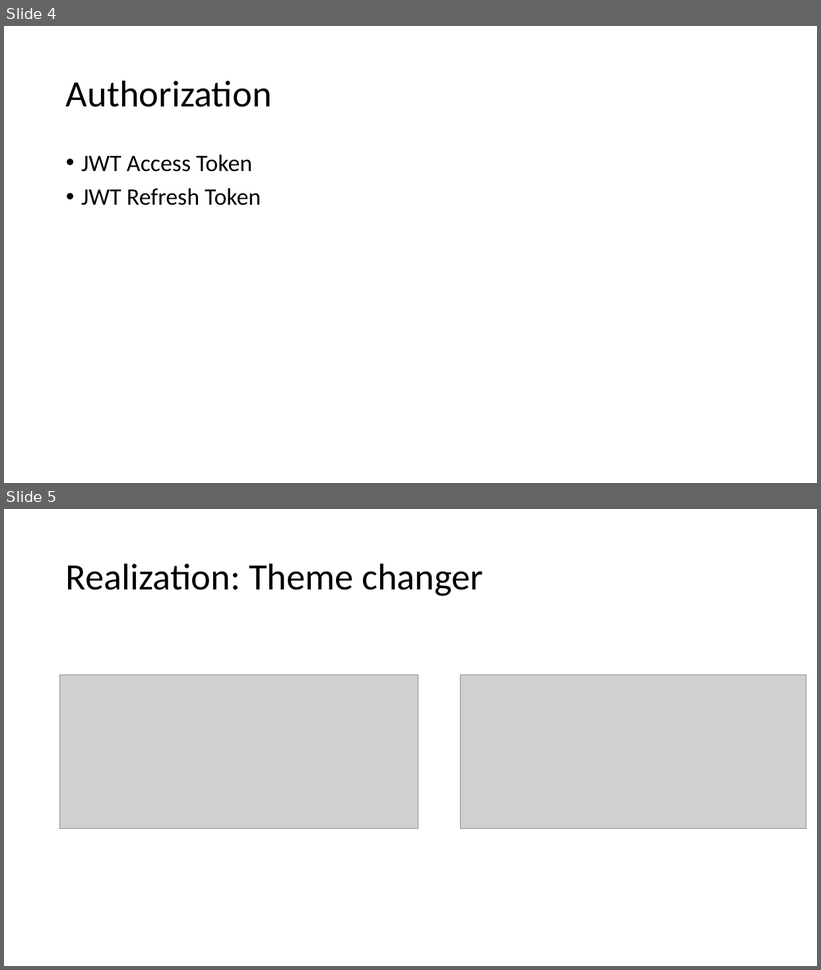
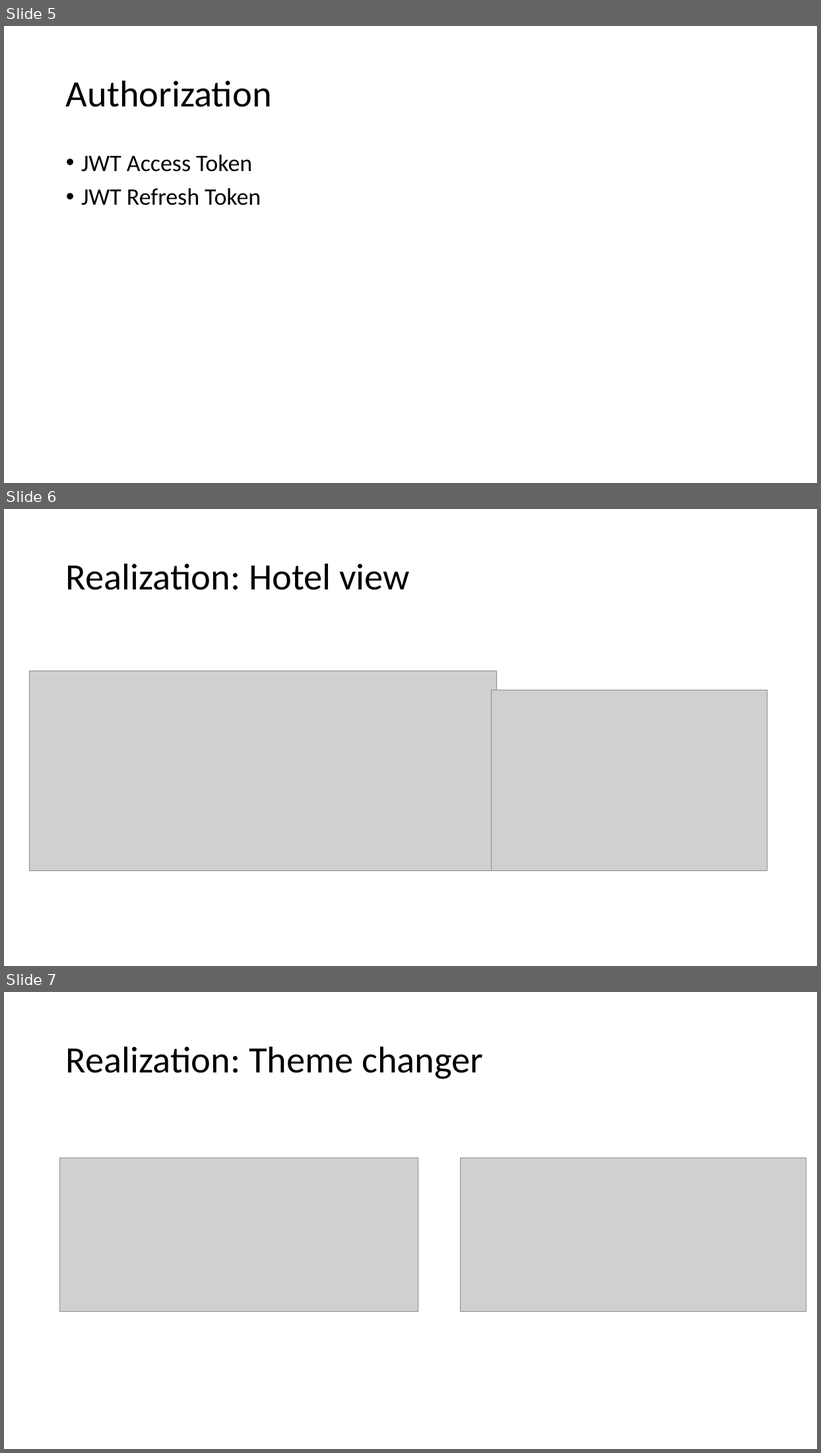
Before and after one commit to Nv4n/travel-agency-fusion, a slide deck: docs/Travel Agency Fusion.pptx. Shown one above the other, each under a label of ours: slides 4 and 5 before the commit, slides 5, 6 and 7 after it. The pictures are 821x970 and 821x1453 pixels, drawn with LibreOffice and Linux fonts; fonts in the diff are those of the drawing; grey boxes stand for pictures. Boxes give left, top, right and bottom in pixels: in the first picture for what was removed or moved away, otherwise in the second. Text is boxed around its words. In the diff, an @@ line names an element or a change of style, - is before the commit and + after.

```diff
--- a/docs/Travel Agency Fusion.pptx
+++ b/docs/Travel Agency Fusion.pptx
@@ slide 6 added at bbox=[4, 509, 817, 966], background #FFFFFF @@
@@ title added at bbox=[66, 563, 410, 590], 44 pt, text #000000 @@
+Realization: Hotel view
@@ picture added at bbox=[29, 671, 496, 871] @@
@@ picture added at bbox=[491, 690, 768, 871] @@
@@ what was slide 4 is now slide 5 @@
@@ what was slide 5 is now slide 7 @@
```
Also in this commit, not shown: 2 other slides added, 1 other file.
